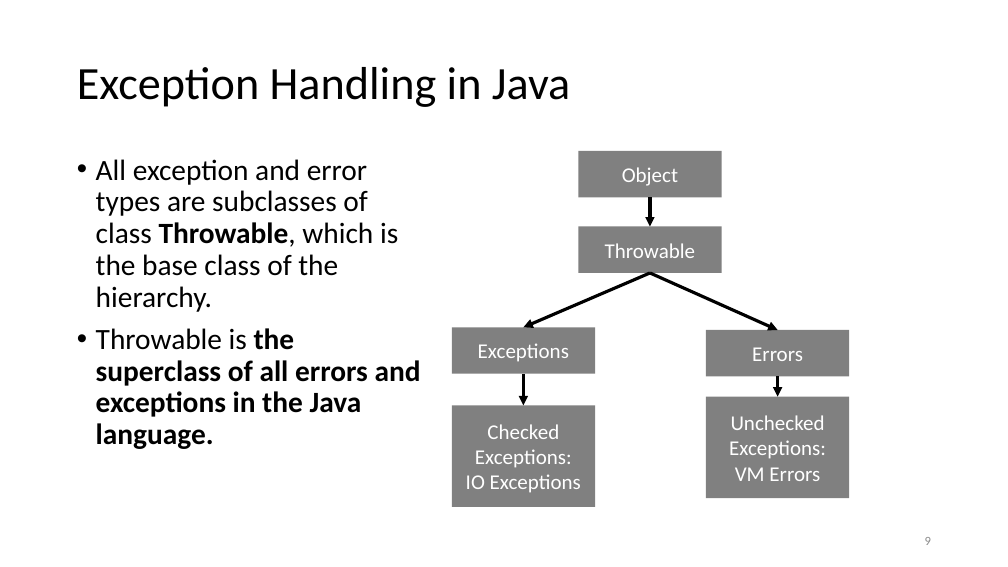
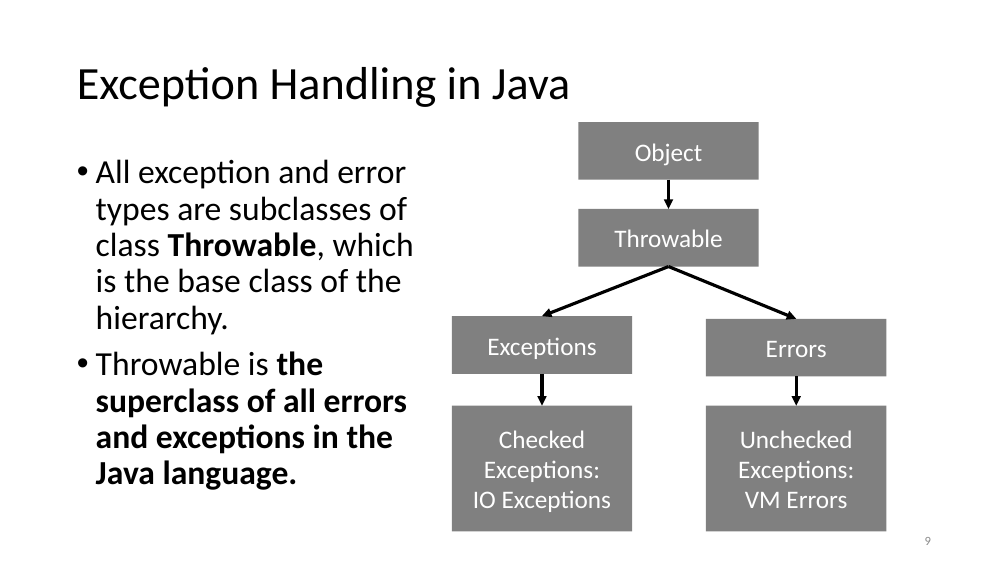
Before and after one commit to steliosot/java_exceptions_tutorial, a slide deck: slide 9 of Exceptions short tutorial.pptx. Drawn at 1008x567 pixels with LibreOffice and Linux fonts; fonts in the diff are those of the drawing. Boxes give left, top, right and bottom in pixels: in the first picture for what was removed or moved away, otherwise in the second. Text is boxed around its words. In the diff, an @@ line names an element or a change of style, - is before the commit and + after.

```diff
--- a/Exceptions short tutorial.pptx
+++ b/Exceptions short tutorial.pptx
@@ size 20 to 24 pt in 6 elements at (706, 319, 887, 377), (452, 316, 633, 374), (452, 406, 633, 532), (578, 209, 759, 266), (706, 406, 887, 532), (578, 123, 759, 180) @@
@@ rectangle "Object": place and size @@
-rectangle "Object" at (578, 151, 722, 197)
+rectangle "Object" at (578, 123, 759, 180)
@@ text "All exception and error types ..." at (96, 159, 414, 490): size 28 to 32 pt @@
@@ rectangle "Throwable": place and size @@
-rectangle "Throwable" at (578, 227, 722, 273)
+rectangle "Throwable" at (578, 209, 759, 266)
@@ arrow moved from (650, 197) - (650, 227) to (668, 180) - (668, 209) @@
@@ arrow moved from (650, 273) - (523, 327) to (668, 267) - (542, 316) @@
@@ arrow moved from (650, 273) - (778, 330) to (668, 267) - (796, 319) @@
@@ rectangle "Exceptions": place and size @@
-rectangle "Exceptions" at (452, 327, 596, 374)
+rectangle "Exceptions" at (452, 316, 633, 374)
@@ rectangle "Errors": place and size @@
-rectangle "Errors" at (706, 330, 850, 376)
+rectangle "Errors" at (706, 319, 887, 377)
@@ arrow moved from (523, 374) - (523, 405) to (542, 374) - (542, 406) @@
@@ arrow moved from (778, 377) - (778, 397) to (796, 377) - (796, 406) @@
@@ rectangle "Checked Exceptions:": place and size @@
-rectangle "Checked Exceptions:" at (452, 405, 596, 507)
+rectangle "Checked Exceptions:" at (452, 406, 633, 532)
@@ rectangle "Unchecked Exceptions:": place and size @@
-rectangle "Unchecked Exceptions:" at (706, 397, 850, 498)
+rectangle "Unchecked Exceptions:" at (706, 406, 887, 532)
```
Also in this commit, not shown: 15 other slides changed, 1 slide added, 2 other files.
